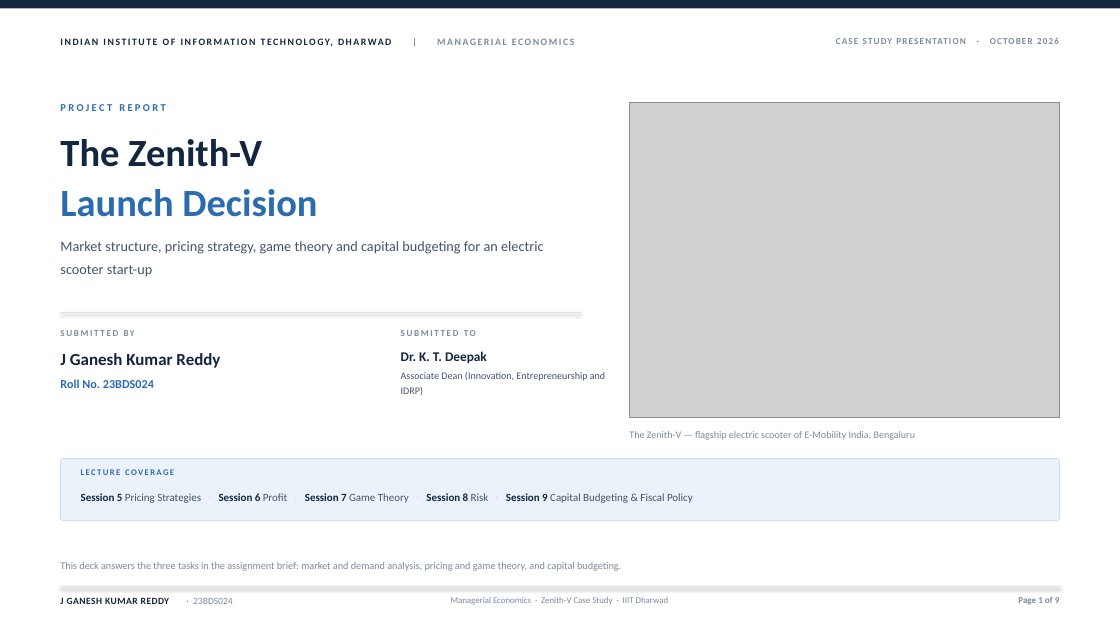
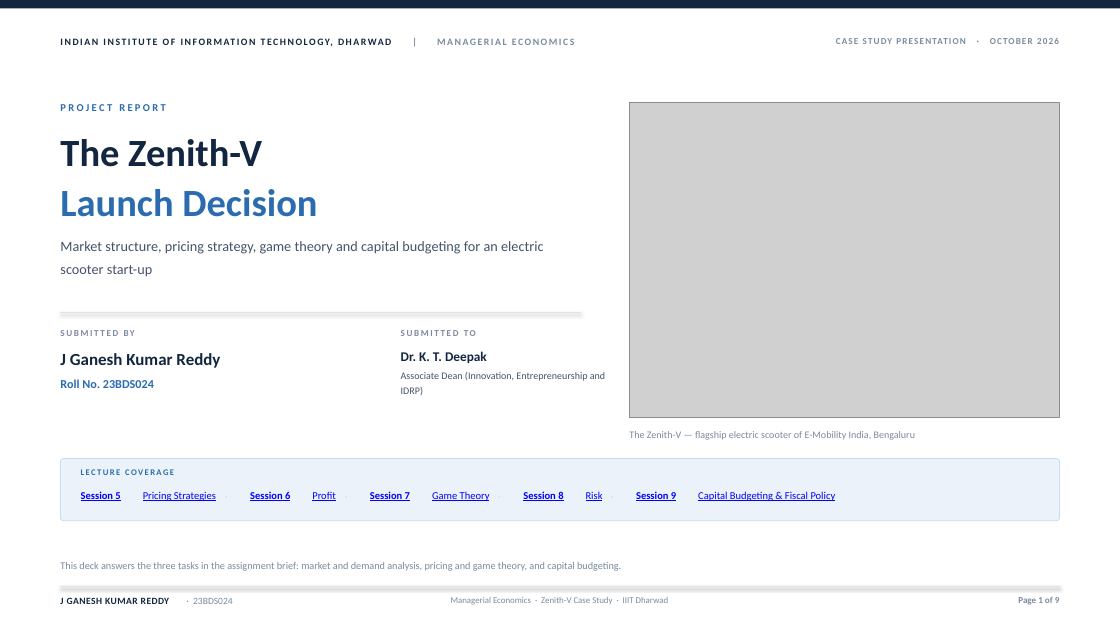
Before and after one commit to manworks247/bestwork, a slide deck: slide 1 of Zenith-V_Launch_Decision_JGaneshKumarReddy_23BDS024.pptx. Drawn at 1120x630 pixels with LibreOffice and Linux fonts; fonts in the diff are those of the drawing; grey boxes stand for pictures. Boxes give left, top, right and bottom in pixels: in the first picture for what was removed or moved away, otherwise in the second. Text is boxed around its words. In the diff, an @@ line names an element or a change of style, - is before the commit and + after.

```diff
--- a/Zenith-V_Launch_Decision_JGaneshKumarReddy_23BDS024.pptx
+++ b/Zenith-V_Launch_Decision_JGaneshKumarReddy_23BDS024.pptx
@@ text at (x1=81, y1=491, x2=120, y2=501): text changed; size 9.4 to 9 pt; text colour #44546A to #0000FF; bold on @@
-Session 5 Pricing Strategies · Session 6 Profit · Session 7 Game Theory · Session 8 Risk · Session 9 Capital Budgeting & Fiscal Policy
+Session 5
@@ text added at (x1=143, y1=492, x2=216, y2=501), 9 pt, text #0000FF, underline @@
+Pricing Strategies
@@ text added at (x1=225, y1=486, x2=250, y2=506), 9.4 pt, text #C9DCF0 @@
+·
@@ text added at (x1=250, y1=491, x2=290, y2=503), 9 pt, text #0000FF, bold, underline @@
+Session 6
@@ text added at (x1=312, y1=492, x2=336, y2=501), 9 pt, text #0000FF, underline @@
+Profit
@@ text added at (x1=344, y1=486, x2=370, y2=506), 9.4 pt, text #C9DCF0 @@
+·
@@ text added at (x1=370, y1=491, x2=410, y2=501), 9 pt, text #0000FF, bold, underline @@
+Session 7
@@ text added at (x1=432, y1=492, x2=490, y2=501), 9 pt, text #0000FF, underline @@
+Game Theory
@@ text added at (x1=498, y1=486, x2=523, y2=506), 9.4 pt, text #C9DCF0 @@
+·
@@ text added at (x1=523, y1=491, x2=563, y2=503), 9 pt, text #0000FF, bold, underline @@
+Session 8
@@ text added at (x1=586, y1=492, x2=603, y2=501), 9 pt, text #0000FF, underline @@
+Risk
@@ text added at (x1=611, y1=486, x2=636, y2=506), 9.4 pt, text #C9DCF0 @@
+·
@@ text added at (x1=636, y1=491, x2=676, y2=501), 9 pt, text #0000FF, bold, underline @@
+Session 9
@@ text added at (x1=698, y1=491, x2=836, y2=501), 9 pt, text #0000FF, underline @@
+Capital Budgeting & Fiscal Policy
```
Also in this commit, not shown: 8 other slides changed, 4 other files.
